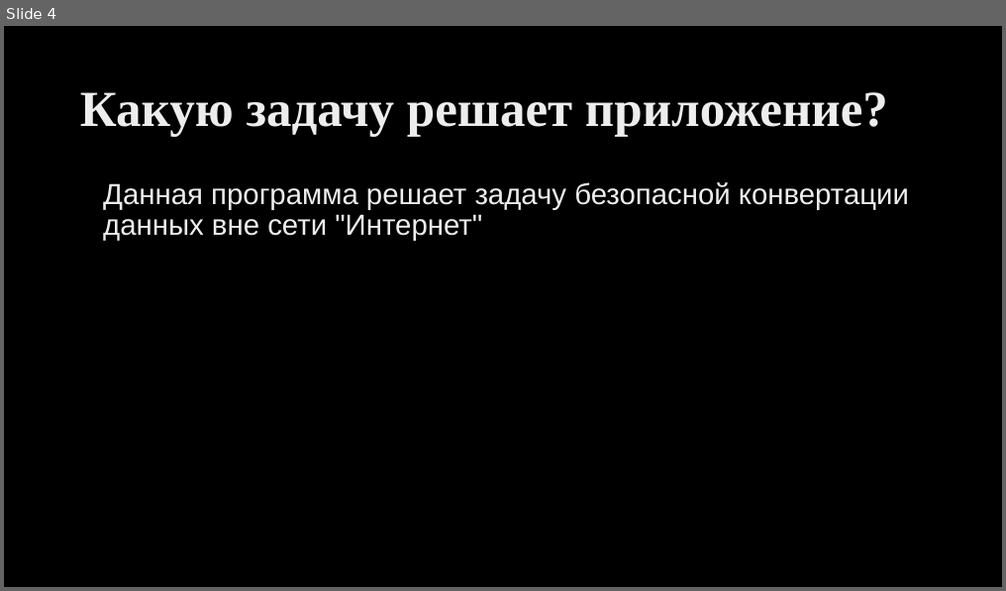
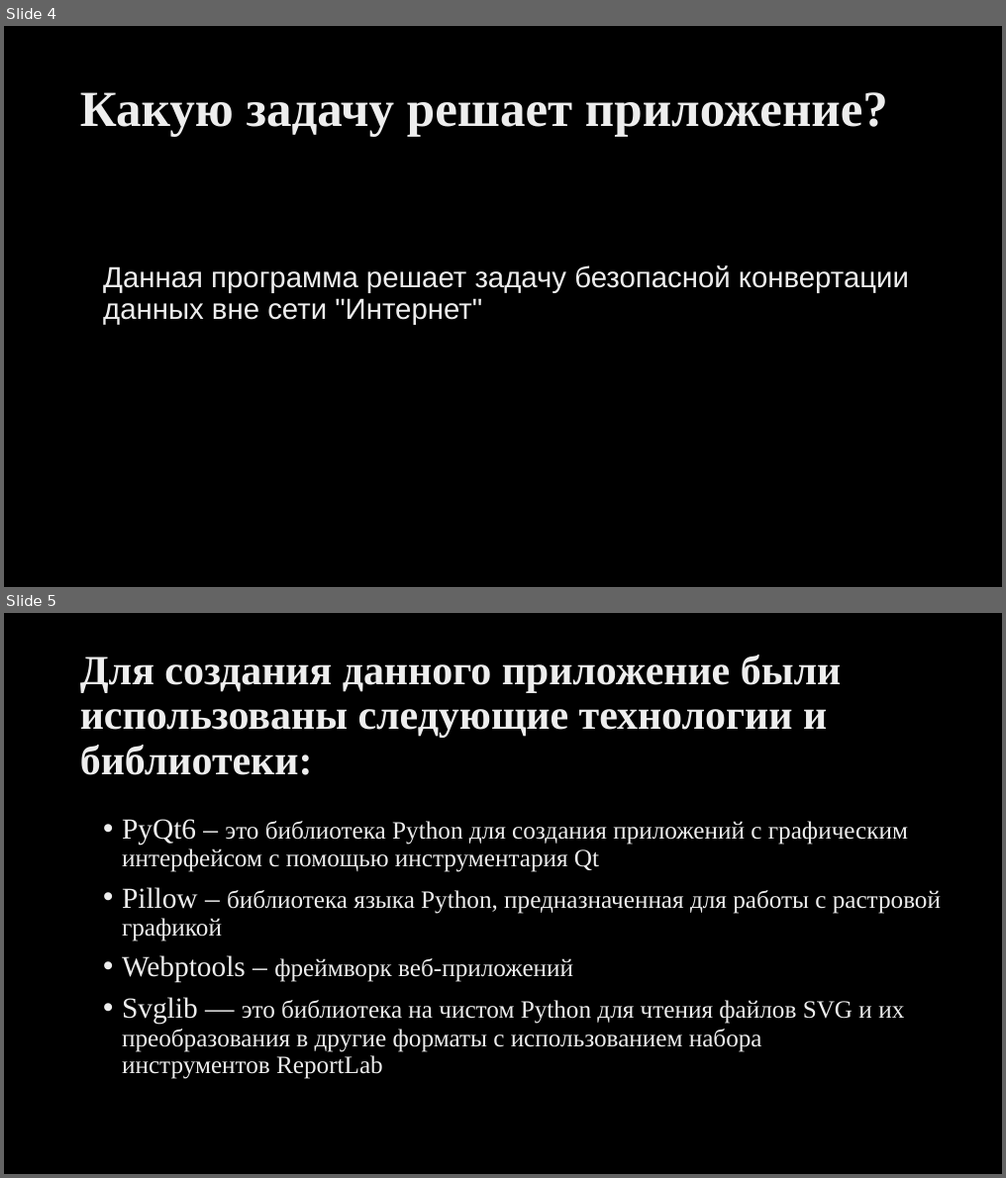
Before and after one commit to Concroach/Converter, a slide deck: Презентация Конвертер форматов изображений.pptx. Shown one above the other, each under a label of ours: slide 4 before the commit, slides 4 and 5 after it. The pictures are 1006x591 and 1006x1178 pixels, drawn with LibreOffice and Linux fonts; fonts in the diff are those of the drawing; background and template pictures are left out. Boxes give left, top, right and bottom in pixels: in the first picture for what was removed or moved away, otherwise in the second. Text is boxed around its words. In the diff, an @@ line names an element or a change of style, - is before the commit and + after.

```diff
--- a/Презентация Конвертер форматов изображений.pptx
+++ b/Презентация Конвертер форматов изображений.pptx
@@ slide 5 added at (4,613,1002,1174), background picture (left out) @@
@@ title added at (80,655,842,775), 40 pt, text gradient #BFBFBF to #EDEDED to #FFFFFF, bold @@
+Для создания данного приложение были использованы следующие технологии и библиотеки:
@@ text added at (122,819,941,1079), 24 pt, text gradient #BFBFBF to #EDEDED to #FFFFFF @@
+• PyQt6 – это библиотека Python для создания приложений с графическим интерфейсом с помощью инструментария Qt
+• Pillow – библиотека языка Python, предназначенная для работы с растровой графикой
+• Webptools – фреймворк веб-приложений
+• Svglib — это библиотека на чистом Python для чтения файлов SVG и их преобразования в другие форматы с использованием набора инструментов ReportLab
@@ slide 4 changed as well @@
@@ text "Данная программа решает задачу безопасной ...": place and size @@
-text "Данная программа решает задачу безопасной ..." at (103,182,909,241)
+text "Данная программа решает задачу безопасной ..." at (103,266,909,325)
@@ text "Данная программа решает задачу безопасной ..." at (103,266,909,325): text colour gradient #DEDEDE to #EDEDED to #FFFFFF to gradient #BFBFBF to #EDEDED to #FFFFFF @@
```
Also in this commit, not shown: 3 other slides changed, 1 other slide added, 2 slides removed.
